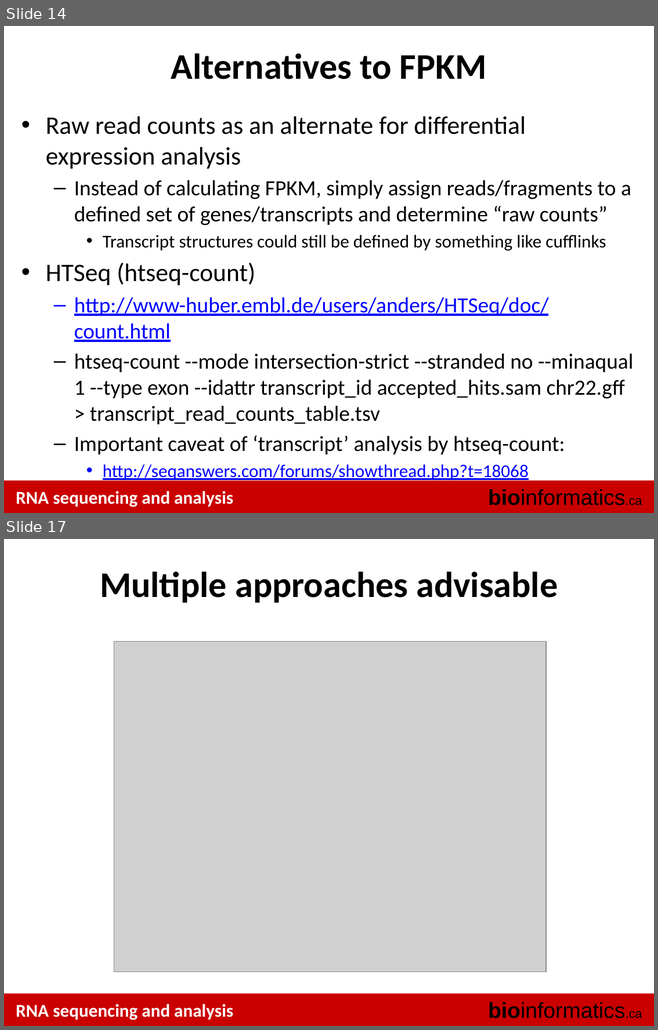
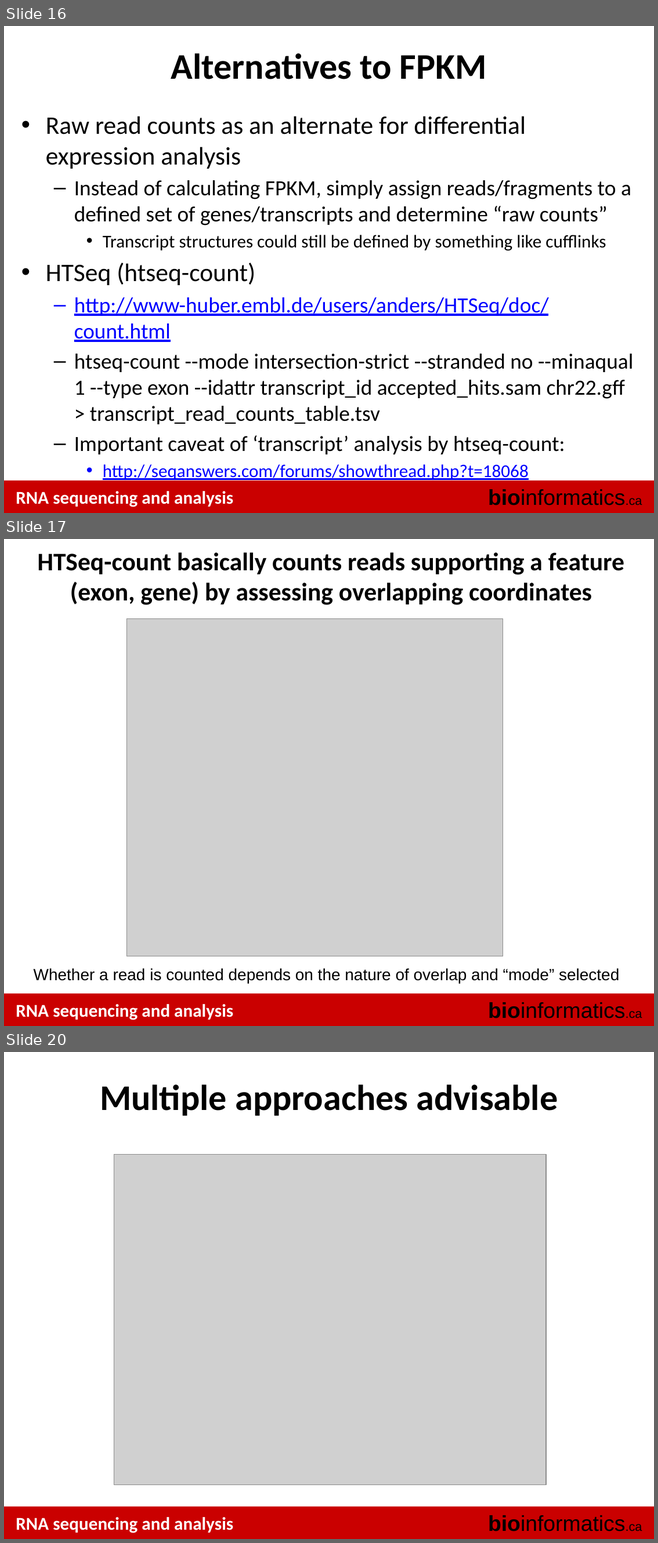
Before and after one commit to griffithlab/rnaseq_tutorial_wiki, a slide deck: LectureFiles/cbw/2017/RNASeq_Module3_Lecture.pptx. Shown one above the other, each under a label of ours: slides 14 and 17 before the commit, slides 16, 17 and 20 after it; the slides between them are not shown. The pictures are 658x1030 and 658x1543 pixels, drawn with LibreOffice and Linux fonts; fonts in the diff are those of the drawing; grey boxes stand for pictures. Boxes give left, top, right and bottom in pixels: in the first picture for what was removed or moved away, otherwise in the second. Text is boxed around its words. In the diff, an @@ line names an element or a change of style, - is before the commit and + after.

```diff
--- a/LectureFiles/cbw/2017/RNASeq_Module3_Lecture.pptx
+++ b/LectureFiles/cbw/2017/RNASeq_Module3_Lecture.pptx
@@ slide 17 added at (4, 539, 654, 1026), background #FFFFFF; not listed: 3 template elements that a slide beside it also shows @@
@@ title added at (38, 552, 624, 605), 28 pt, text #000000, bold @@
+HTSeq-count basically counts reads supporting a feature (exon, gene) by assessing overlapping coordinates
@@ picture added at (127, 619, 503, 957) @@
@@ text added at (34, 968, 619, 983), 18 pt, text #000000 @@
+Whether a read is counted depends on the nature of overlap and “mode” selected
@@ what was slide 14 is now slide 16 @@
@@ what was slide 17 is now slide 20 @@
```
Also in this commit, not shown: 4 slides changed, 2 other slides added, 1 other file.
